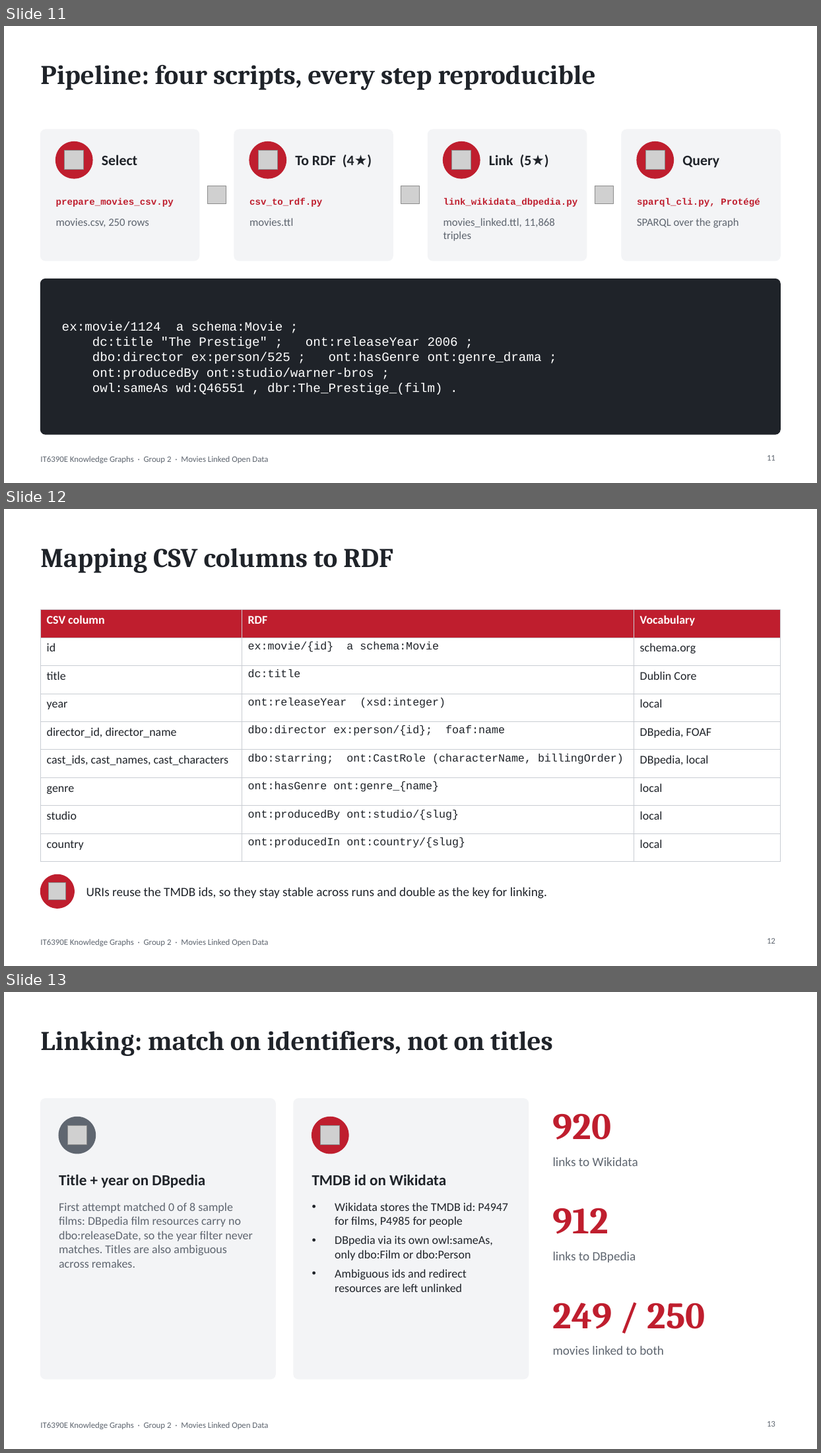
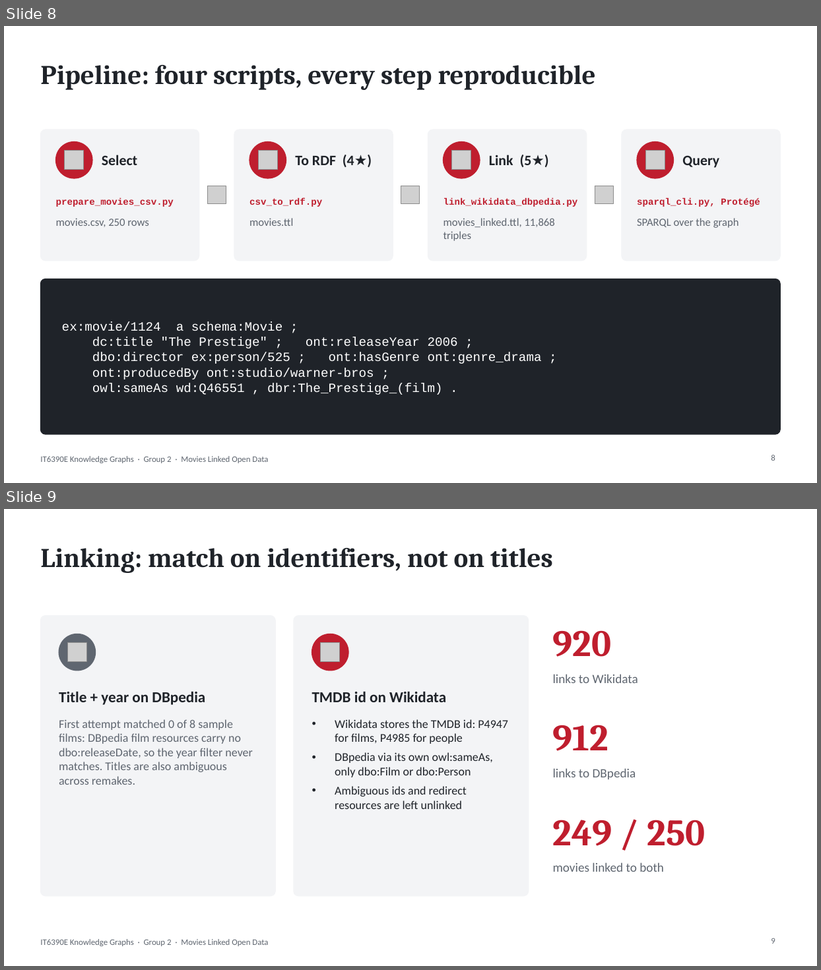
Before and after one commit to minhdo2207/it6390e-lod-capstone, a slide deck: slides/Group2_Capstone_Slides.pptx. Shown one above the other, each under a label of ours: slides 11, 12 and 13 before the commit, slides 8 and 9 after it. The pictures are 821x1453 and 821x970 pixels, drawn with LibreOffice and Linux fonts; fonts in the diff are those of the drawing; grey boxes stand for pictures; background and template pictures are left out. Boxes give left, top, right and bottom in pixels: in the first picture for what was removed or moved away, otherwise in the second. Text is boxed around its words. In the diff, an @@ line names an element or a change of style, - is before the commit and + after.

```diff
--- a/slides/Group2_Capstone_Slides.pptx
+++ b/slides/Group2_Capstone_Slides.pptx
@@ slide 12 removed at [4, 509, 817, 966], background #FFFFFF; not listed: 1 template element that a slide beside it also shows @@
@@ title removed at [40, 548, 393, 573] @@
-Mapping CSV columns to RDF
@@ table removed at [40, 609, 781, 853], 9 rows, 3 columns @@
-CSV column | RDF | Vocabulary
-id | ex:movie/{id} a schema:Movie | schema.org
-title | dc:title | Dublin Core
-year | ont:releaseYear (xsd:integer) | local
-director_id, director_name | dbo:director ex:person/{id}; foaf:name | DBpedia, FOAF
-cast_ids, cast_names, cast_characters | dbo:starring; ont:CastRole (characterName, billingOrder) | DBpedia, local
-genre | ont:hasGenre ont:genre_{name} | local
-studio | ont:producedBy ont:studio/{slug} | local
-country | ont:producedIn ont:country/{slug} | local
@@ ellipse removed at [40, 875, 74, 908] @@
@@ picture removed at [48, 883, 66, 900] @@
@@ text removed at [86, 887, 547, 899] @@
-URIs reuse the TMDB ids, so they stay stable across runs and double as the key for linking.
@@ page number removed at [767, 938, 776, 944] @@
-12
@@ what was slide 11 is now slide 8 @@
@@ page number at [771, 455, 775, 461]: text changed @@
-11
+8
@@ what was slide 13 is now slide 9 @@
@@ page number at [771, 938, 775, 944]: text changed @@
-13
+9
```
Also in this commit, not shown: 1 slide changed, 4 other slides removed, 9 other files.
